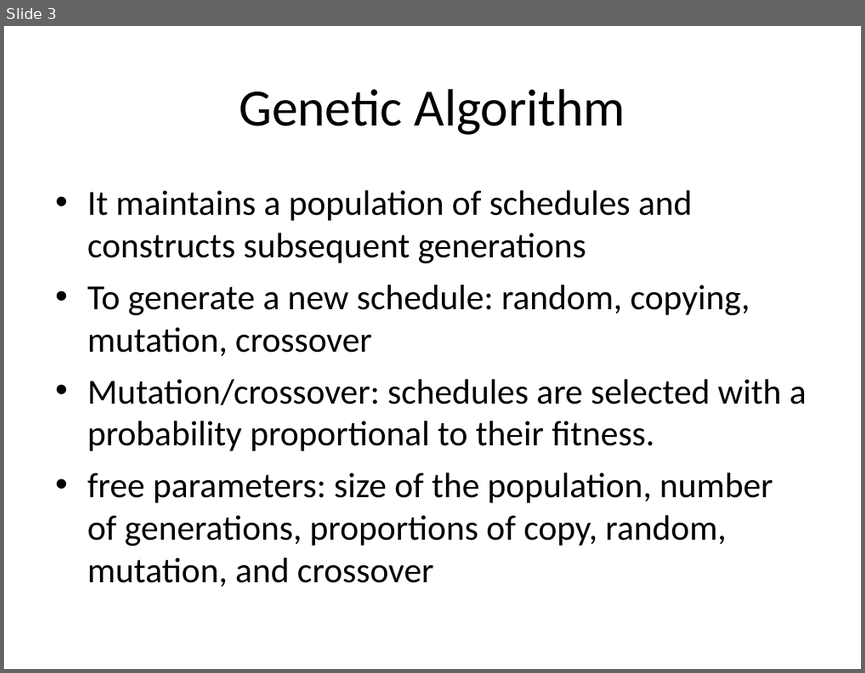
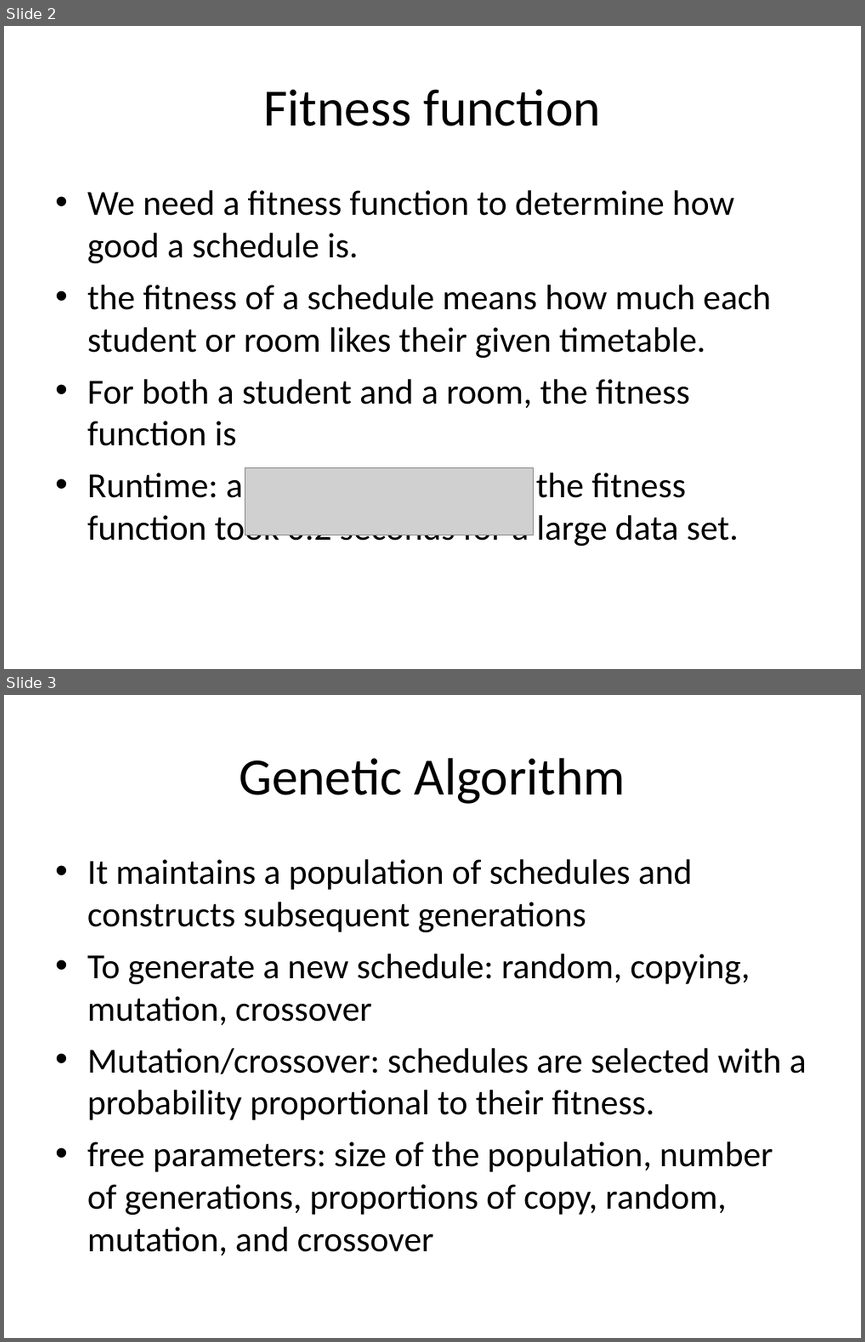
Before and after one commit to akokcam/csc384-genetic-algorithms-project, a slide deck: GA_TestBench/Data Files/presentation.ppt. Shown one above the other, each under a label of ours: slide 3 before the commit, slides 2 and 3 after it. The pictures are 865x673 and 865x1342 pixels, drawn with LibreOffice and Linux fonts; fonts in the diff are those of the drawing; grey boxes stand for pictures. Boxes give left, top, right and bottom in pixels: in the first picture for what was removed or moved away, otherwise in the second. Text is boxed around its words. In the diff, an @@ line names an element or a change of style, - is before the commit and + after.

```diff
--- a/GA_TestBench/Data Files/presentation.ppt
+++ b/GA_TestBench/Data Files/presentation.ppt
@@ slide 2 added at box(4, 26, 861, 669), background #FFFFFF @@
@@ title added at box(263, 89, 601, 126), 44 pt, text #000000 @@
+Fitness function
@@ text added at box(87, 190, 771, 549), 29.6 pt, text #000000 @@
+• We need a fitness function to determine how good a schedule is.
+• the fitness of a schedule means how much each student or room likes their given timetable.
+• For both a student and a room, the fitness function is
+• Runtime: a single evaluation of the fitness function took 0.2 seconds for a large data set.
@@ picture added at box(245, 468, 533, 535) @@
```
Also in this commit, not shown: 2 slides changed, 2 other slides added, 1 slide removed.
